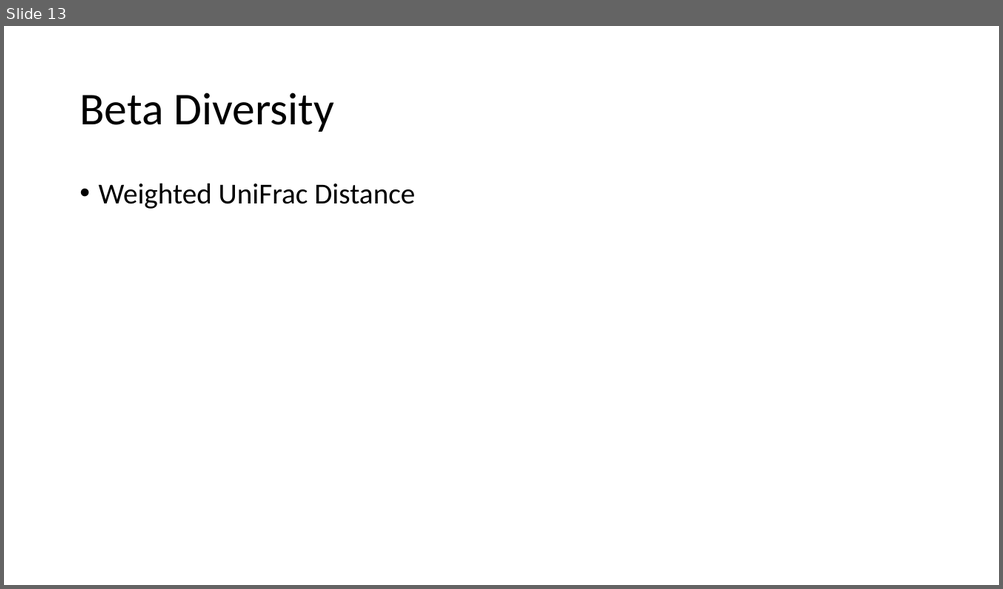
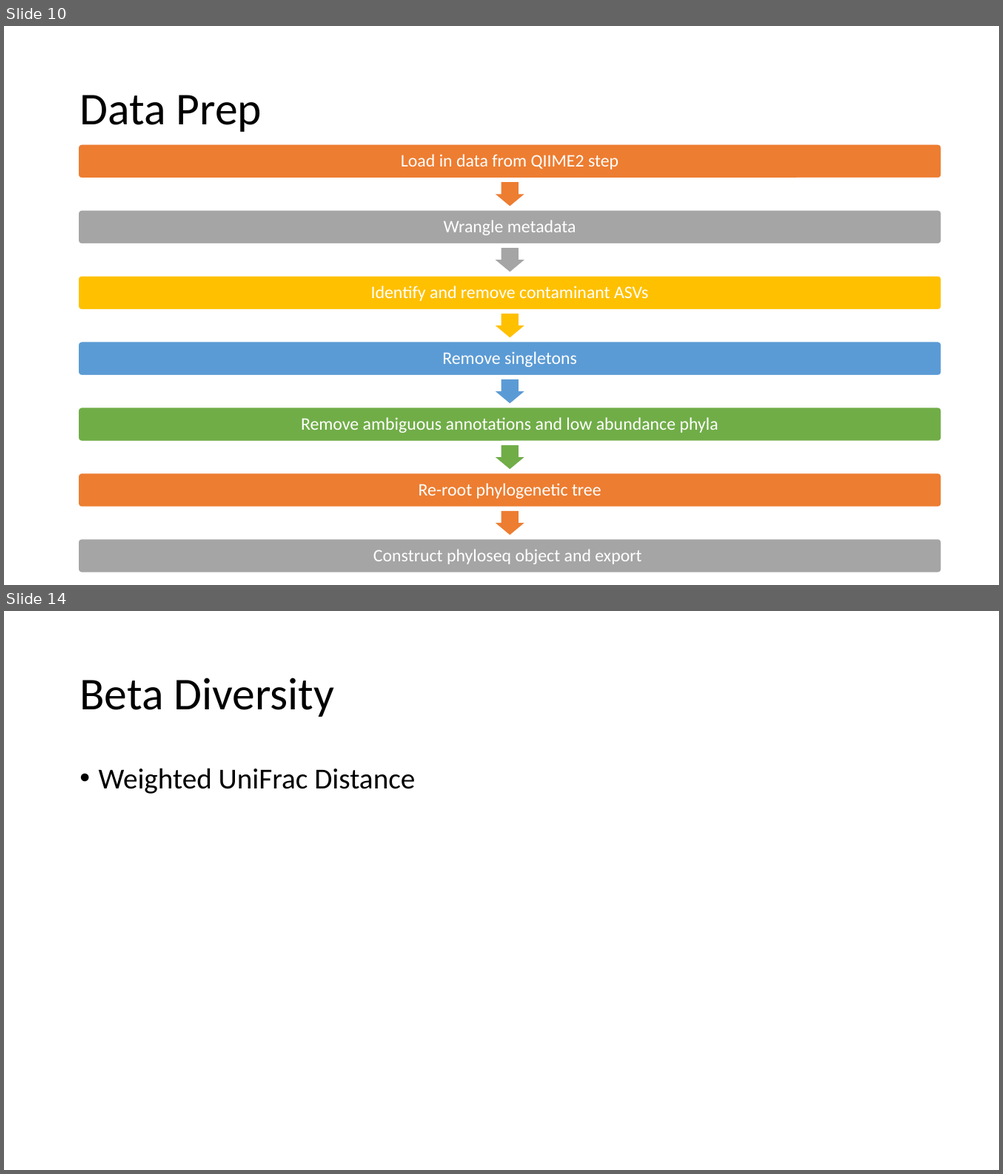
Before and after one commit to amysolman/PhD, a slide deck: Projects/Chapter1/community-assembly.pptx. Shown one above the other, each under a label of ours: slide 13 before the commit, slides 10 and 14 after it; the slides between them are not shown. The pictures are 1003x589 and 1003x1174 pixels, drawn with LibreOffice and Linux fonts; fonts in the diff are those of the drawing. Boxes give left, top, right and bottom in pixels: in the first picture for what was removed or moved away, otherwise in the second. Text is boxed around its words. In the diff, an @@ line names an element or a change of style, - is before the commit and + after.

```diff
--- a/Projects/Chapter1/community-assembly.pptx
+++ b/Projects/Chapter1/community-assembly.pptx
@@ slide 10 added at (x1=4, y1=26, x2=999, y2=585), background #FFFFFF @@
@@ title added at (x1=79, y1=95, x2=262, y2=132), 44 pt, text #000000 @@
+Data Prep
@@ group added at (x1=79, y1=144, x2=942, y2=573): 7 rounded rectangles, 7 texts, 6 right arrows @@
+Load in data from QIIME2 step
+Wrangle metadata
+Identify and remove contaminant ASVs
+Remove singletons
+Remove ambiguous annotations and low abundance phyla
+Re-root phylogenetic tree
+Construct phyloseq object and export
@@ what was slide 13 is now slide 14 @@
```
Also in this commit, not shown: 1 slide changed, 4 other slides added, 2 slides removed, 38 other files.
